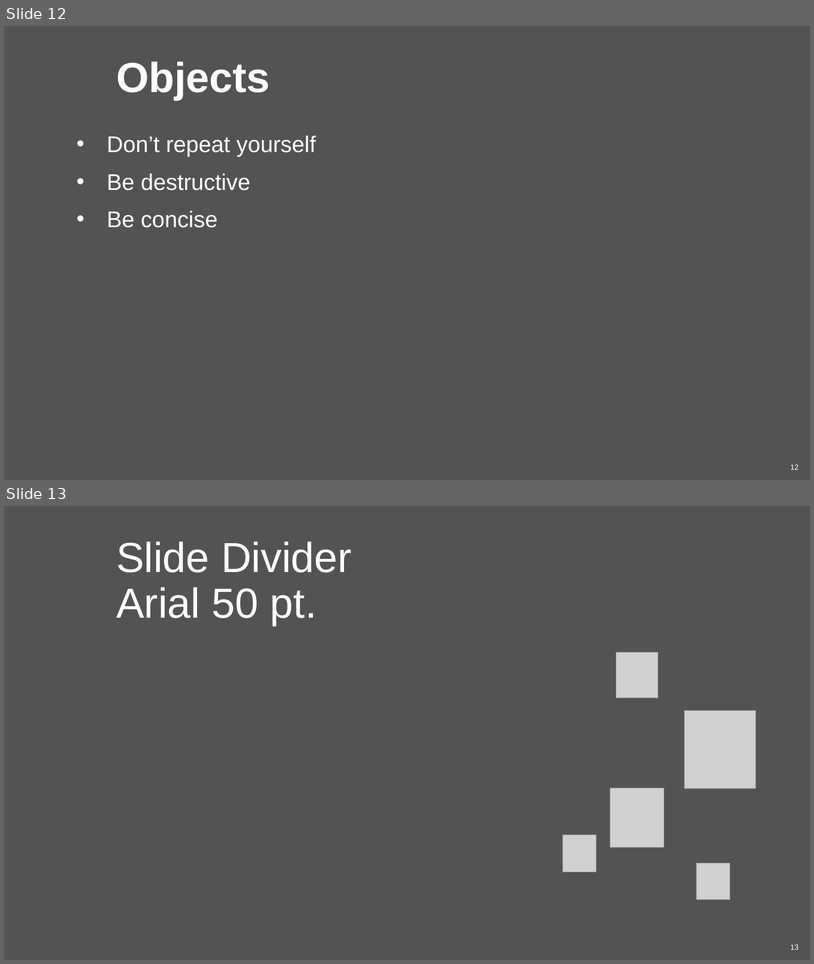
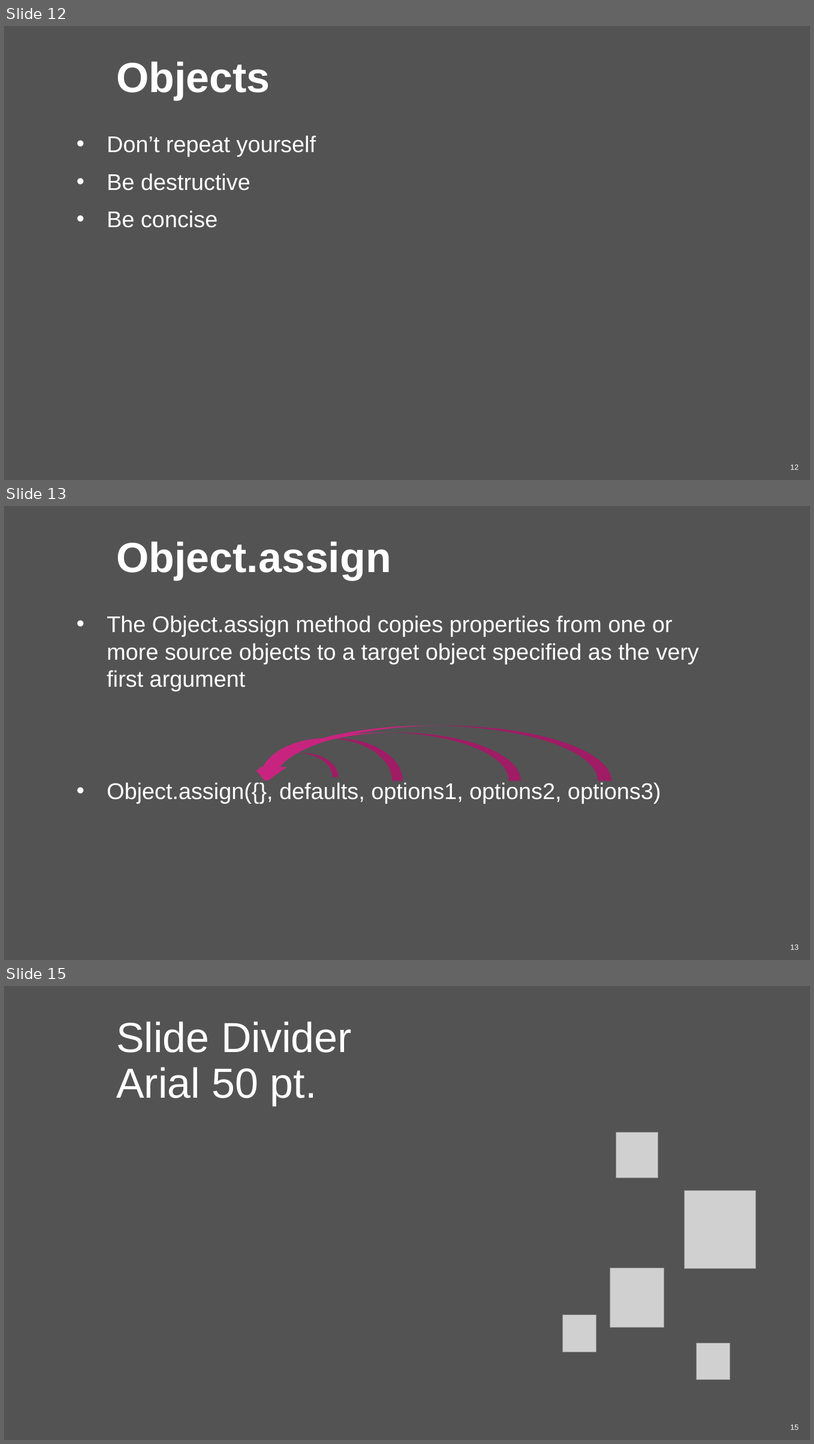
Before and after one commit to infusion-wro/infusion.js, a slide deck: #1 JS Intro/GroupIntro - ES2015.pptx. Shown one above the other, each under a label of ours: slides 12 and 13 before the commit, slides 12, 13 and 15 after it; the slides between them are not shown. The pictures are 814x964 and 814x1444 pixels, drawn with LibreOffice and Linux fonts; fonts in the diff are those of the drawing; grey boxes stand for pictures; background and template pictures are left out. Boxes give left, top, right and bottom in pixels: in the first picture for what was removed or moved away, otherwise in the second. Text is boxed around its words. In the diff, an @@ line names an element or a change of style, - is before the commit and + after.

Commit message:
object.Assign

```diff
--- a/#1 JS Intro/GroupIntro - ES2015.pptx
+++ b/#1 JS Intro/GroupIntro - ES2015.pptx
@@ slide 13 added at (4, 506, 810, 960), background #535353; not listed: 1 template element that a slide beside it also shows @@
@@ title added at (116, 541, 392, 580), 50 pt, text #FFFFFF, bold @@
+Object.assign
@@ text added at (107, 615, 699, 803), 27 pt, text #FFFFFF @@
+• The Object.assign method copies properties from one or more source objects to a target object specified as the very first argument
+• Object.assign({}, defaults, options1, options2, options3)
@@ curved down arrow added at (254, 738, 402, 781), fill #C8247F @@
@@ curved down arrow added at (254, 732, 521, 781), fill #C8247F @@
@@ curved down arrow added at (254, 726, 612, 781), fill #C8247F @@
@@ curved down arrow added at (258, 753, 339, 777), fill #C8247F @@
@@ what was slide 13 is now slide 15 @@
@@ page number at (791, 1424, 799, 1429): text changed @@
-13
+15
```
Also in this commit, not shown: 1 slide changed, 1 other slide added, 3 other files.
